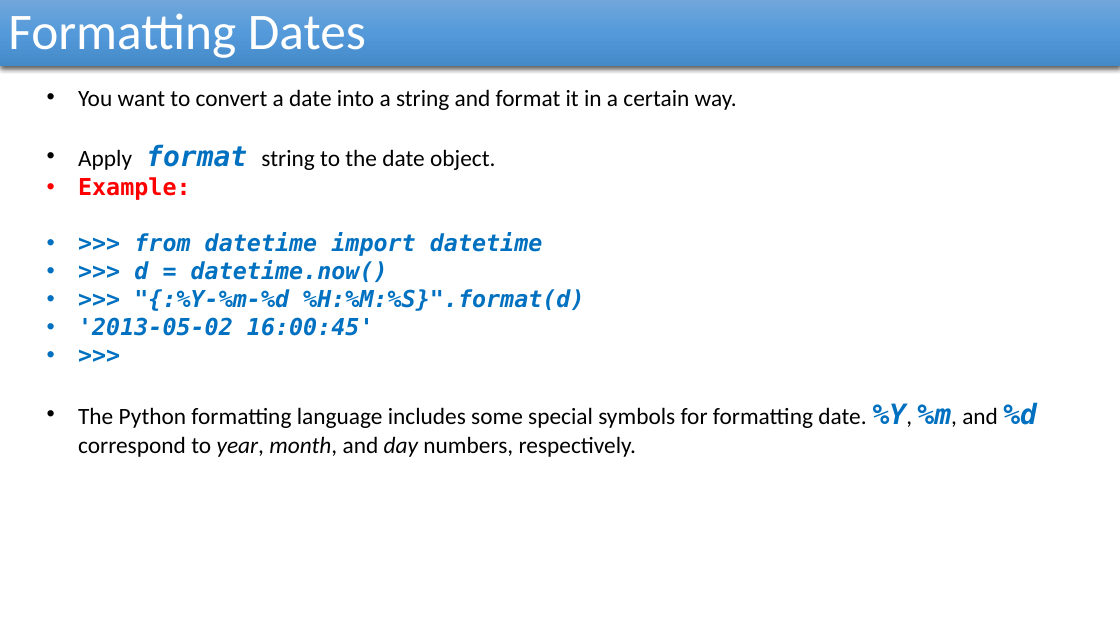
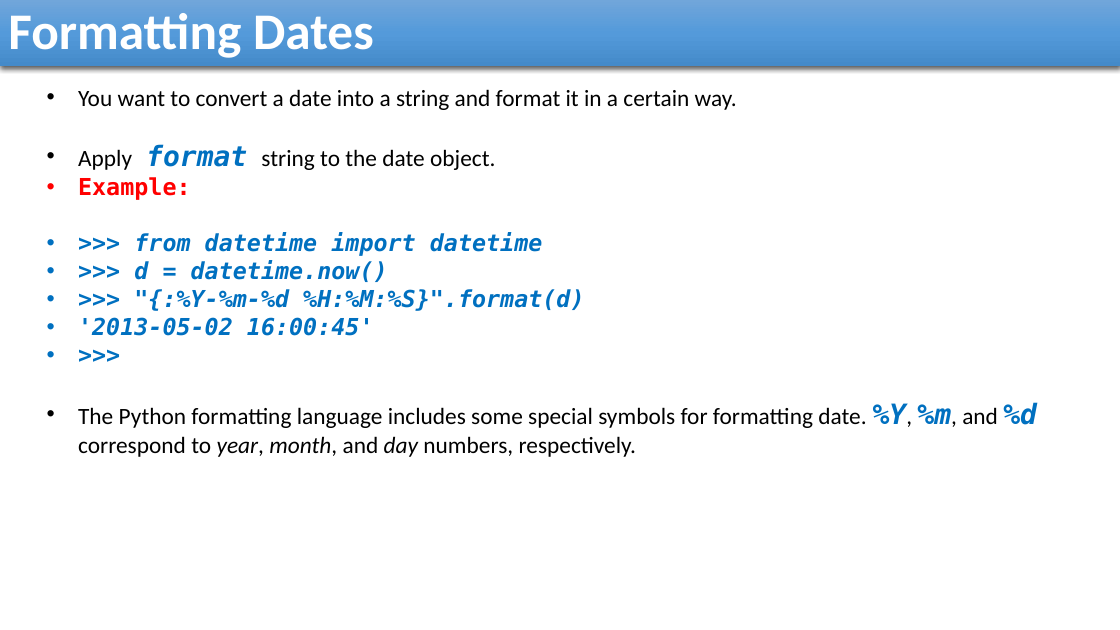
Before and after one commit to reza-arjmandi/rpi-course, a slide deck: slide 33 of session4/presentaion/Python_Advanced.pptx (slide 5 before the commit). Drawn at 1120x630 pixels with LibreOffice and Linux fonts; fonts in the diff are those of the drawing. Boxes give left, top, right and bottom in pixels: in the first picture for what was removed or moved away, otherwise in the second. Text is boxed around its words. In the diff, an @@ line names an element or a change of style, - is before the commit and + after.

```diff
--- a/session4/presentaion/Python_Advanced.pptx
+++ b/session4/presentaion/Python_Advanced.pptx
@@ rectangle "Formatting Dates" at [0, 0, 1120, 66]: bold on @@
```
Also in this commit, not shown: 22 other slides changed, 28 slides added.
